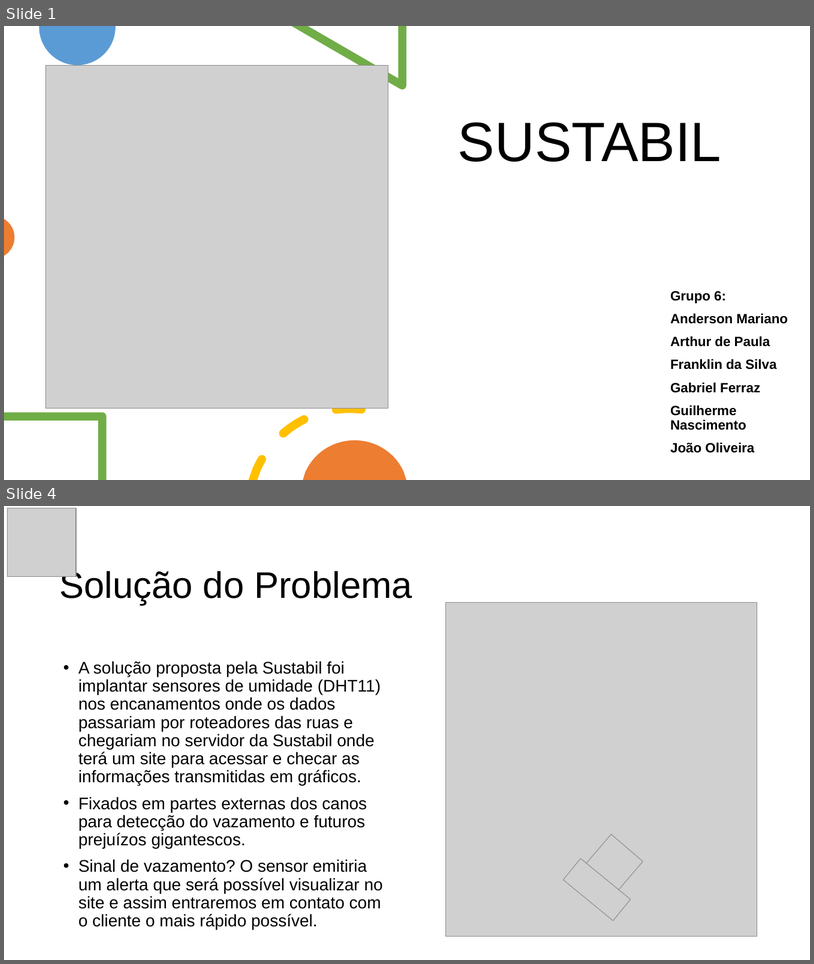
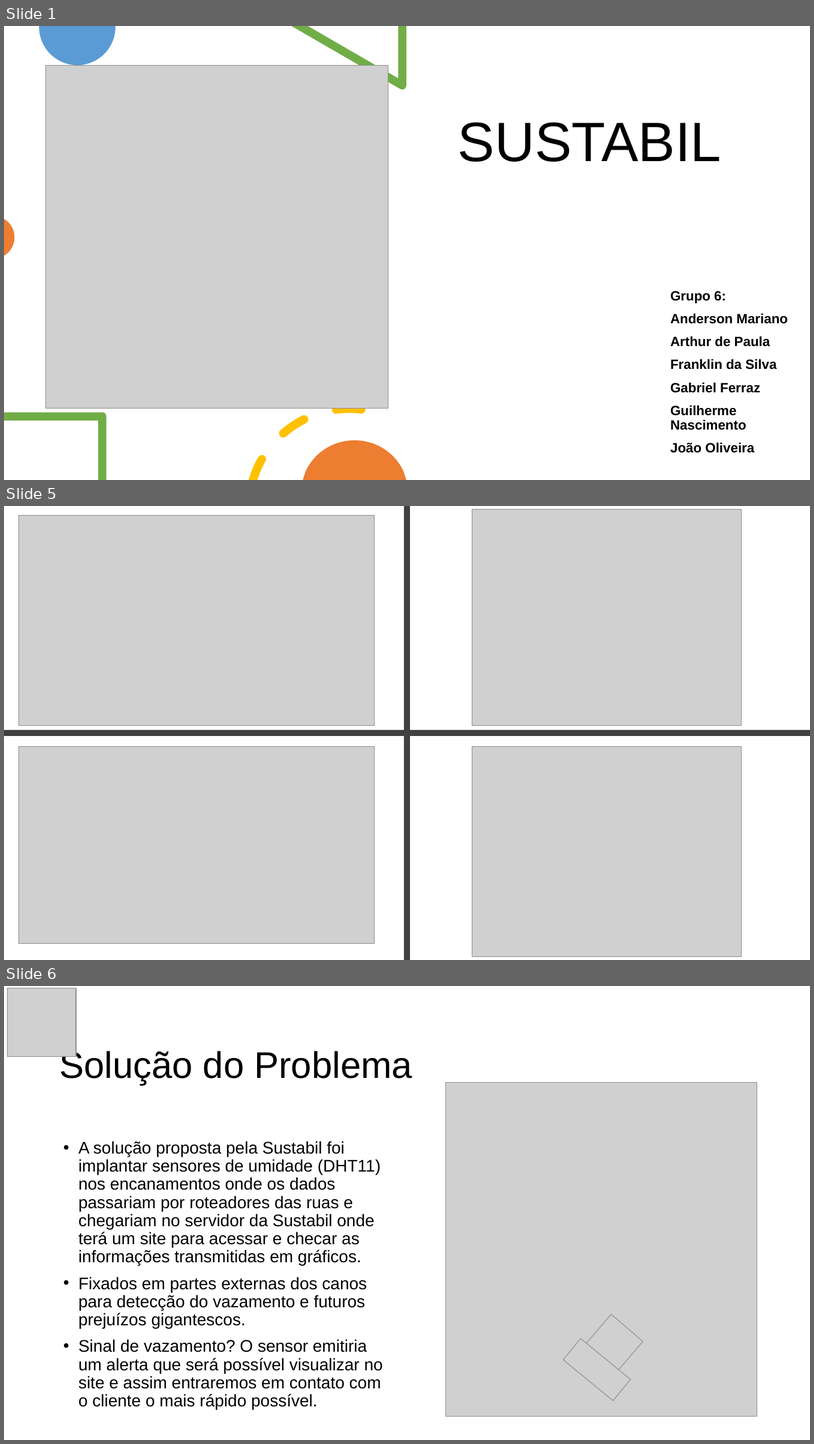
Before and after one commit to franklin-silva41/PROJETO-SENSOR-DE-UMIDADE, a slide deck: SUSTABIL - Apresentação didatico.pptx. Shown one above the other, each under a label of ours: slides 1 and 4 before the commit, slides 1, 5 and 6 after it; the slides between them are not shown. The pictures are 814x964 and 814x1444 pixels, drawn with LibreOffice and Linux fonts; fonts in the diff are those of the drawing; grey boxes stand for pictures; background and template pictures are left out. Boxes give left, top, right and bottom in pixels: in the first picture for what was removed or moved away, otherwise in the second. Text is boxed around its words. In the diff, an @@ line names an element or a change of style, - is before the commit and + after.

```diff
--- a/SUSTABIL - Apresentação didatico.pptx
+++ b/SUSTABIL - Apresentação didatico.pptx
@@ slide 5 added at (x1=4, y1=506, x2=810, y2=960), background #FFFFFF @@
@@ picture added at (x1=18, y1=516, x2=375, y2=726) @@
@@ rectangle added at (x1=404, y1=506, x2=411, y2=960), fill #404040 @@
@@ picture added at (x1=473, y1=510, x2=742, y2=726) @@
@@ rectangle added at (x1=4, y1=730, x2=410, y2=736), fill #404040 @@
@@ rectangle added at (x1=405, y1=730, x2=810, y2=736), fill #404040 @@
@@ picture added at (x1=18, y1=746, x2=375, y2=943) @@
@@ picture added at (x1=473, y1=746, x2=742, y2=956) @@
@@ what was slide 4 is now slide 6 @@
```
Also in this commit, not shown: 4 slides changed, 1 other slide added.
